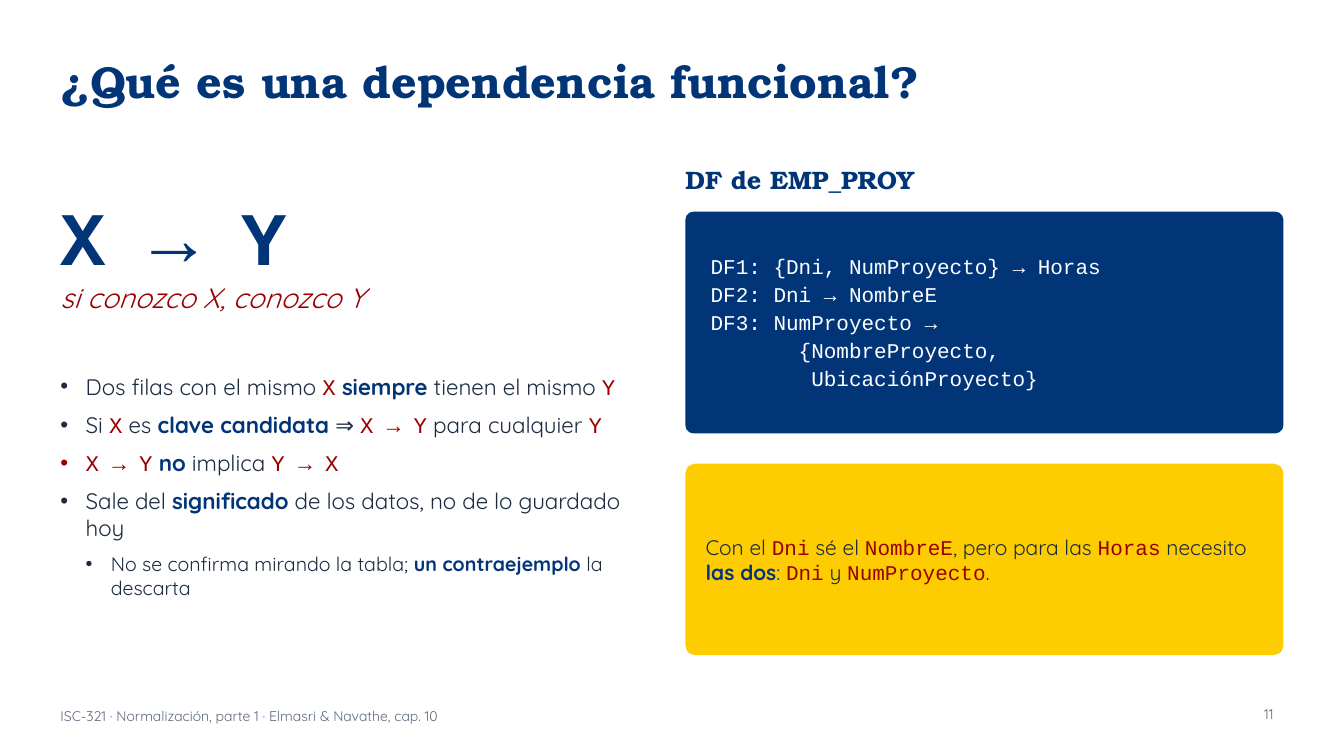
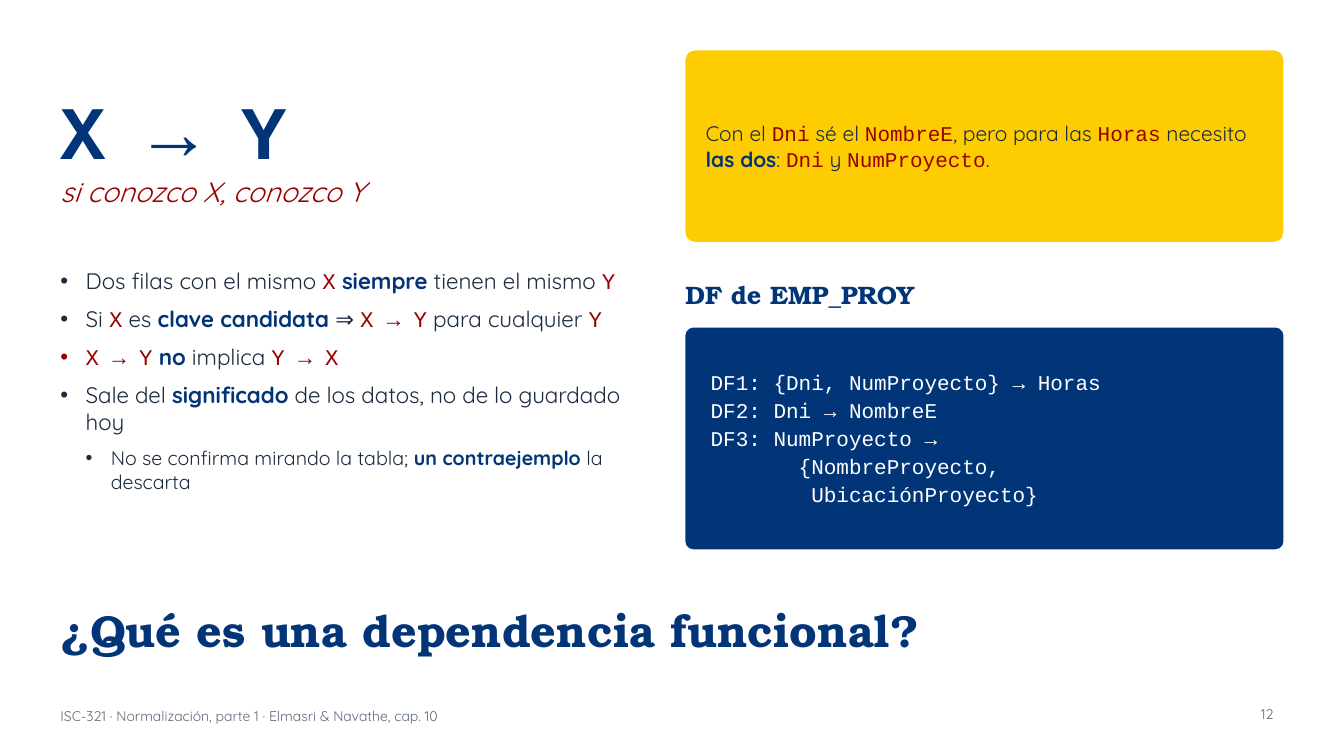
Before and after one commit to ISCODIGO/iscodigo.github.io, a slide deck: slide 12 of isc-321/unidad-3/normalizacion.pptx (slide 11 before the commit). Drawn at 1344x756 pixels with LibreOffice and Linux fonts; fonts in the diff are those of the drawing. Boxes give left, top, right and bottom in pixels: in the first picture for what was removed or moved away, otherwise in the second. Text is boxed around its words. In the diff, an @@ line names an element or a change of style, - is before the commit and + after.

```diff
--- a/isc-321/unidad-3/normalizacion.pptx
+++ b/isc-321/unidad-3/normalizacion.pptx
@@ text "X → Y": place and size @@
-text "X → Y" at [60,215,365,312]
+text "X → Y" at [60,109,365,206]
@@ rounded rectangle: place and size @@
-rounded rectangle at [686,464,1284,655]
+rounded rectangle at [686,50,1284,242]
@@ text "Con el Dni sé el ...": place and size @@
-text "Con el Dni sé el ..." at [706,539,1246,585]
+text "Con el Dni sé el ..." at [706,125,1246,172]
@@ text "Dos filas con el mismo ...": place and size @@
-text "Dos filas con el mismo ..." at [86,378,621,596]
+text "Dos filas con el mismo ..." at [86,272,621,490]
@@ 2 texts, 1 rounded rectangle: place and size @@
-2 texts, 1 rounded rectangle at [685,170,1284,434]
+2 texts, 1 rounded rectangle at [685,285,1284,549]
@@ title "¿Qué es una dependencia funcional?": place and size @@
-title "¿Qué es una dependencia funcional?" at [60,63,919,108]
+title "¿Qué es una dependencia funcional?" at [60,612,919,657]
@@ page number at [1261,709,1274,719]: text changed @@
-11
+12
```
Also in this commit, not shown: 29 other slides changed, 8 slides added, 1 other file.
